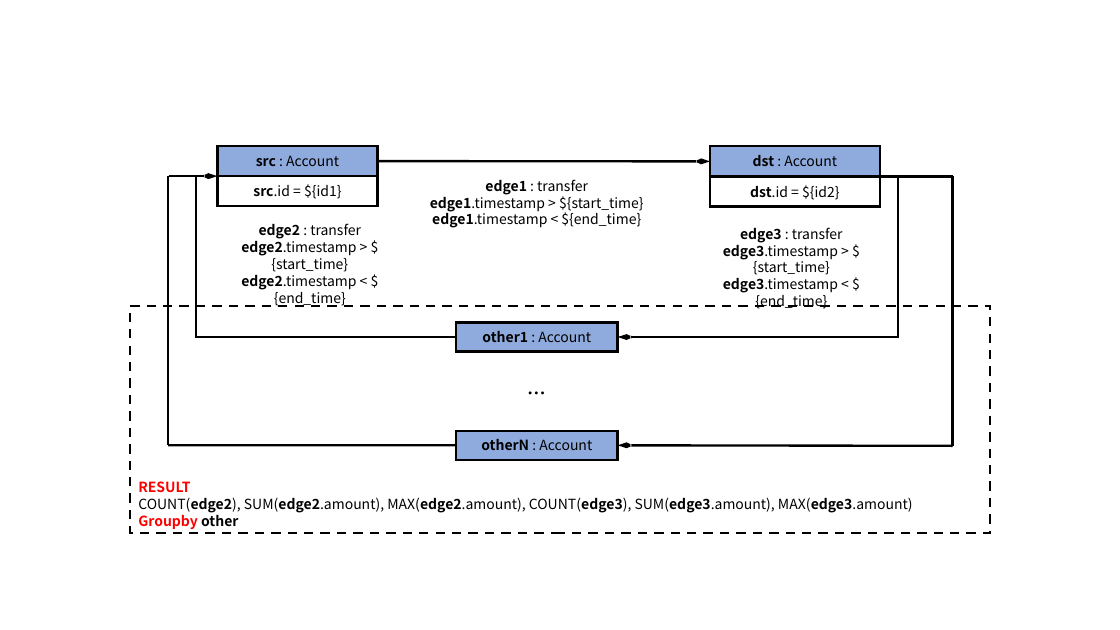
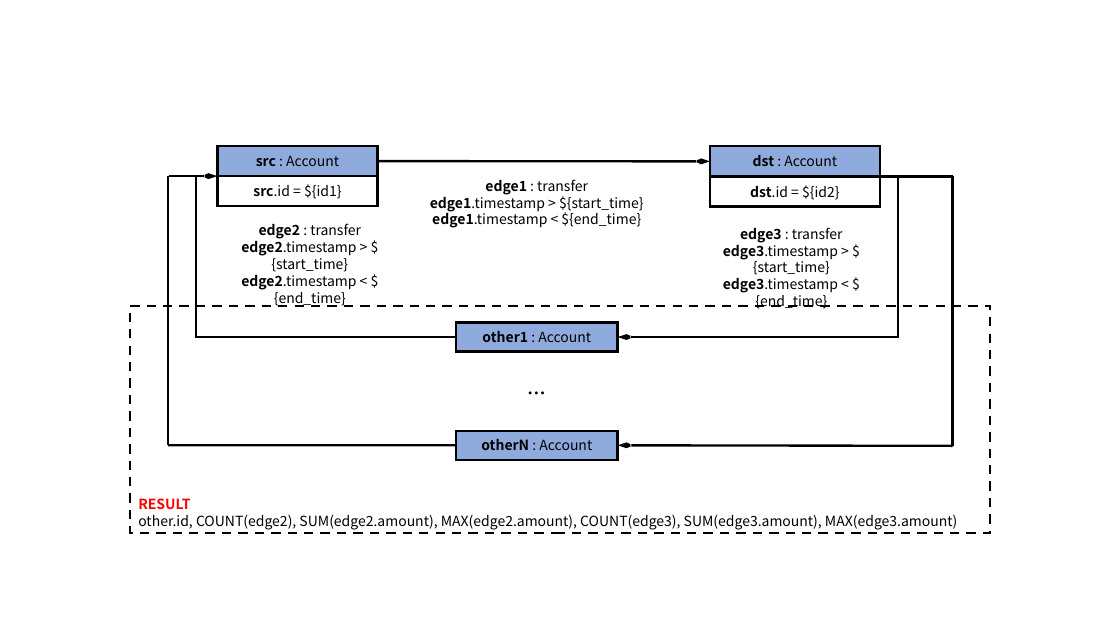
Before and after one commit to ldbc/ldbc_finbench_docs, a slide deck: slide 4 of patterns/transaction-complex-read.pptx. Drawn at 1120x630 pixels with LibreOffice and Linux fonts; fonts in the diff are those of the drawing. Boxes give left, top, right and bottom in pixels: in the first picture for what was removed or moved away, otherwise in the second. Text is boxed around its words. In the diff, an @@ line names an element or a change of style, - is before the commit and + after.

```diff
--- a/patterns/transaction-complex-read.pptx
+++ b/patterns/transaction-complex-read.pptx
@@ text in rectangle at (138,514,957,530): text changed @@
-COUNT(edge2), SUM(edge2.amount), MAX(edge2.amount), COUNT(edge3), SUM(edge3.amount), MAX(edge3.amount)
-Groupby other
+other.id, COUNT(edge2), SUM(edge2.amount), MAX(edge2.amount), COUNT(edge3), SUM(edge3.amount), MAX(edge3.amount)
```
Also in this commit, not shown: 6 other slides changed, 35 other files.
